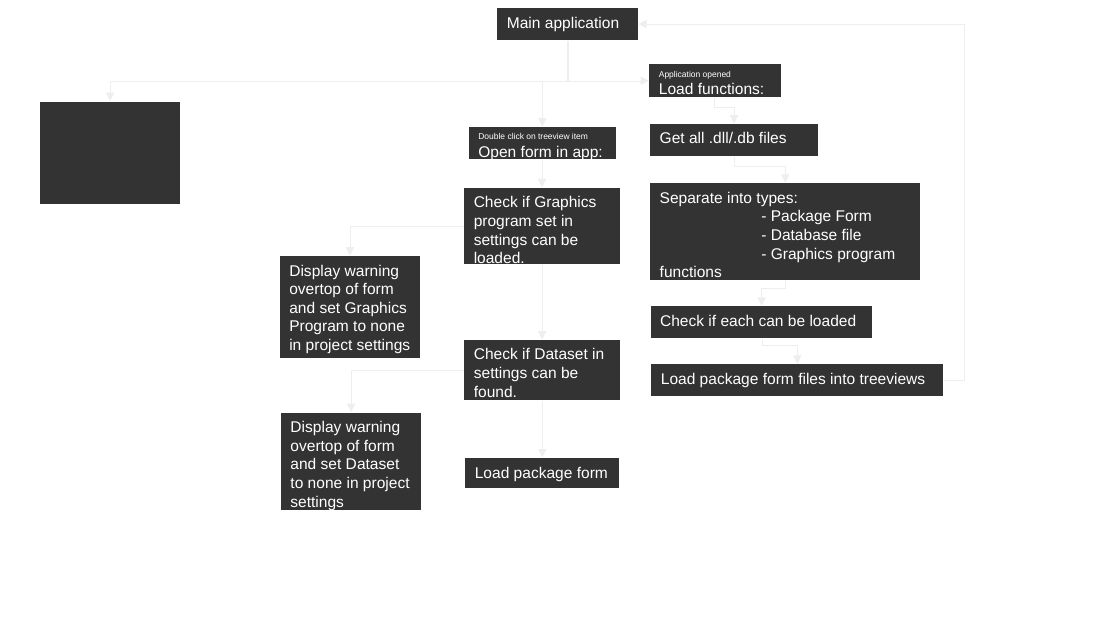
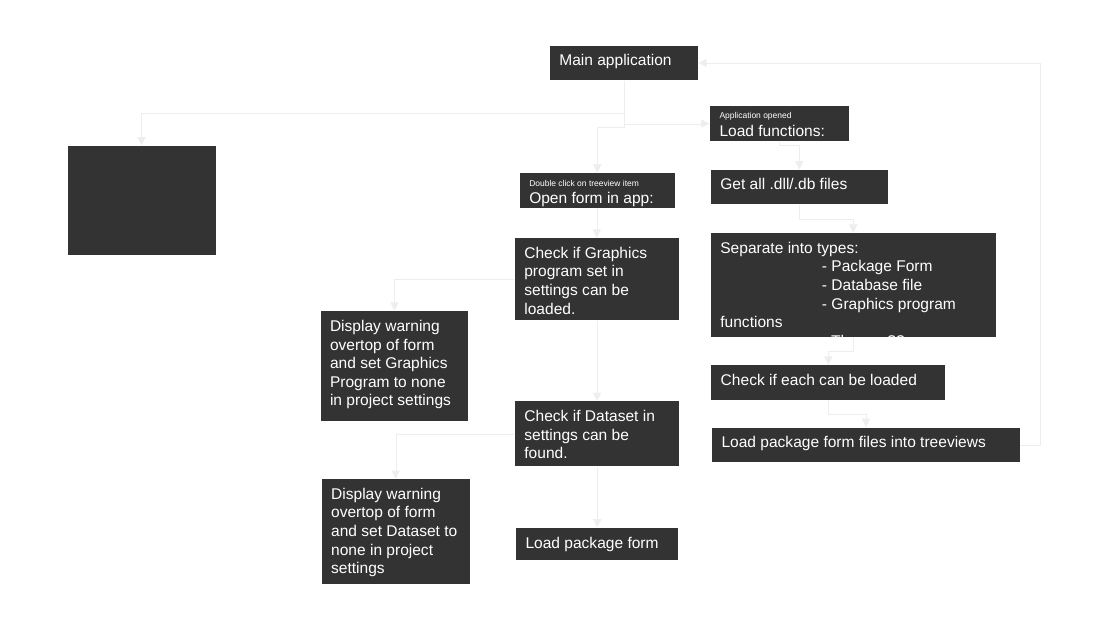
Before and after one commit to Uviloc/Operators_Solution, a slide deck: slide 3 of OpSol/Uncompiled_Files/Project Structure.odp. Drawn at 1120x630 pixels with LibreOffice and Linux fonts; fonts in the diff are those of the drawing. Boxes give left, top, right and bottom in pixels: in the first picture for what was removed or moved away, otherwise in the second. Text is boxed around its words. In the diff, an @@ line names an element or a change of style, - is before the commit and + after.

```diff
--- a/OpSol/Uncompiled_Files/Project Structure.odp
+++ b/OpSol/Uncompiled_Files/Project Structure.odp
@@ rectangle "Main application": place and size @@
-rectangle "Main application" at [497,7,638,41]
+rectangle "Main application" at [550,45,699,80]
@@ elbow arrow moved from (568, 41) - (110, 102) to (624, 80) - (141, 145) @@
@@ elbow arrow moved from (568, 41) - (543, 127) to (624, 80) - (598, 173) @@
@@ elbow arrow moved from (568, 41) - (649, 80) to (624, 80) - (709, 124) @@
@@ elbow arrow moved from (944, 380) - (638, 24) to (1020, 445) - (698, 63) @@
@@ rectangle "Application opened": place and size @@
-rectangle "Application opened" at [649,64,782,98]
+rectangle "Application opened" at [709,106,849,142]
@@ elbow arrow removed from (714, 98) to (735, 124) @@
@@ rectangle: place and size @@
-rectangle at [40,102,181,204]
+rectangle at [67,145,216,256]
@@ elbow arrow moved from (735, 157) - (786, 183) to (780, 142) - (800, 170) @@
@@ rectangle "Double click on treeview item": place and size @@
-rectangle "Double click on treeview item" at [469,126,617,160]
+rectangle "Double click on treeview item" at [519,173,675,208]
@@ rectangle "Get all .dll/.db files": place and size @@
-rectangle "Get all .dll/.db files" at [650,124,819,158]
+rectangle "Get all .dll/.db files" at [710,170,888,205]
@@ elbow arrow moved from (543, 160) - (542, 187) to (598, 208) - (597, 238) @@
@@ elbow arrow moved from (786, 281) - (762, 306) to (800, 205) - (854, 233) @@
@@ rectangle "Check if Graphics program set ...": place and size @@
-rectangle "Check if Graphics program set ..." at [463,187,620,264]
+rectangle "Check if Graphics program set ..." at [514,238,679,320]
@@ rectangle "Separate into types:": place and size @@
-rectangle "Separate into types:" at [650,183,922,281]
+rectangle "Separate into types:" at [710,233,996,337]
@@ elbow arrow moved from (463, 226) - (350, 255) to (514, 279) - (394, 311) @@
@@ rectangle "Display warning overtop of form ...": place and size @@
-rectangle "Display warning overtop of form ..." at [279,255,421,358]
+rectangle "Display warning overtop of form ..." at [320,311,470,422]
@@ elbow arrow moved from (543, 264) - (543, 339) to (598, 321) - (598, 401) @@
@@ elbow arrow moved from (762, 339) - (798, 364) to (854, 337) - (828, 365) @@
@@ rectangle "Check if each can be ...": place and size @@
-rectangle "Check if each can be ..." at [650,306,873,339]
+rectangle "Check if each can be ..." at [711,365,946,400]
@@ rectangle "Check if Dataset in settings ...": place and size @@
-rectangle "Check if Dataset in settings ..." at [464,339,621,401]
+rectangle "Check if Dataset in settings ..." at [514,401,679,468]
@@ elbow arrow added from (828, 400) to (866, 427), #EEEEEE 0 pt @@
@@ elbow arrow moved from (464, 370) - (352, 413) to (514, 434) - (395, 479) @@
@@ rectangle "Load package form files into ...": place and size @@
-rectangle "Load package form files into ..." at [651,364,944,397]
+rectangle "Load package form files into ..." at [711,427,1020,462]
@@ rectangle "Display warning overtop of form ...": place and size @@
-rectangle "Display warning overtop of form ..." at [281,413,422,511]
+rectangle "Display warning overtop of form ..." at [321,479,471,584]
@@ elbow arrow moved from (543, 401) - (543, 457) to (598, 468) - (598, 527) @@
@@ rectangle "Load package form": place and size @@
-rectangle "Load package form" at [465,457,620,488]
+rectangle "Load package form" at [515,527,679,560]
```
Also in this commit, not shown: 11 other slides changed, 7 other files.
